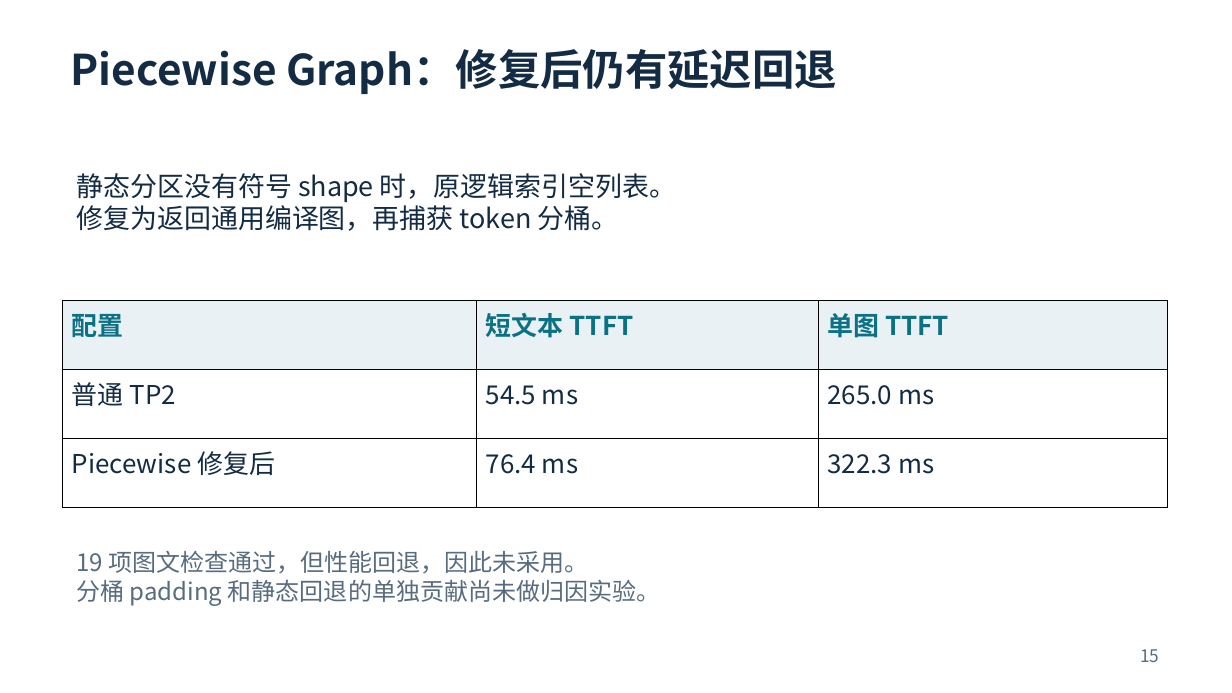
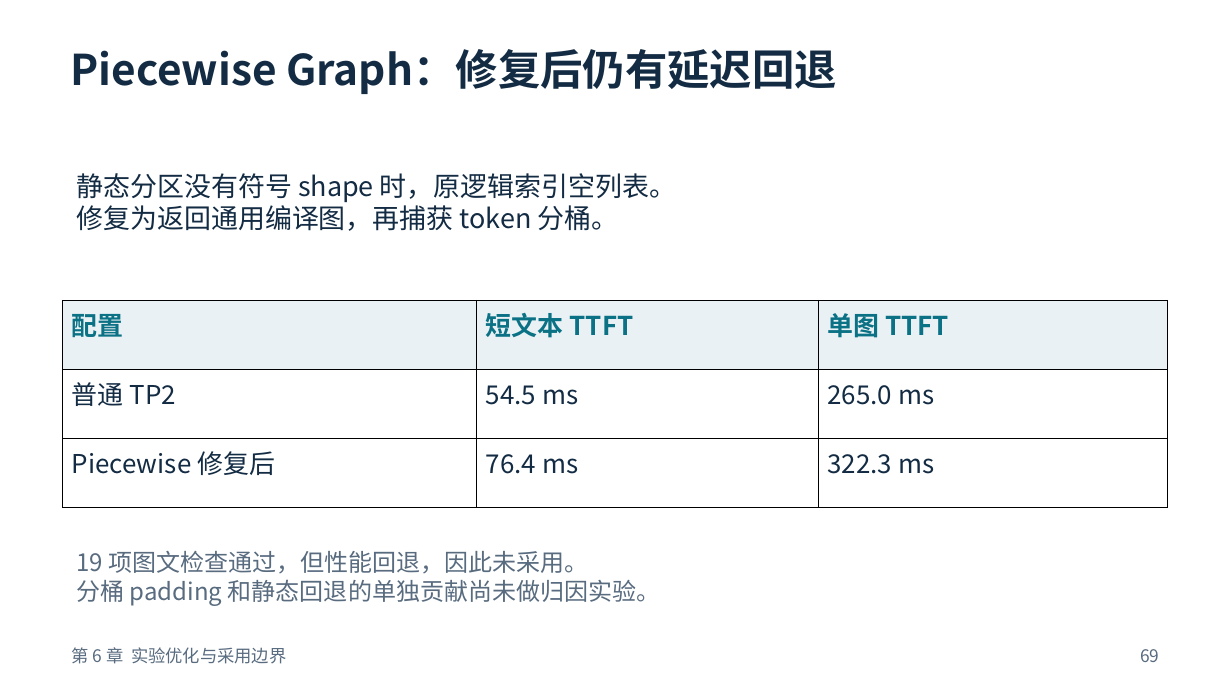
Before and after one commit to justsoloking-blip/qwen-vl-32B-project, a slide deck: slide 69 of slides/qwen3-vl-dp-attention-and-optimization.pptx (slide 15 before the commit). Drawn at 1232x693 pixels with LibreOffice and Linux fonts; fonts in the diff are those of the drawing. Boxes give left, top, right and bottom in pixels: in the first picture for what was removed or moved away, otherwise in the second. Text is boxed around its words. In the diff, an @@ line names an element or a change of style, - is before the commit and + after.

```diff
--- a/slides/qwen3-vl-dp-attention-and-optimization.pptx
+++ b/slides/qwen3-vl-dp-attention-and-optimization.pptx
@@ text added at box(72, 647, 286, 664), 13.5 pt, text #586B7F @@
+第 6 章 实验优化与采用边界
@@ text at box(1140, 649, 1159, 662): text changed @@
-15
+69
```
Also in this commit, not shown: 12 other slides changed, 89 slides added, 6 slides removed, 3 other files.
